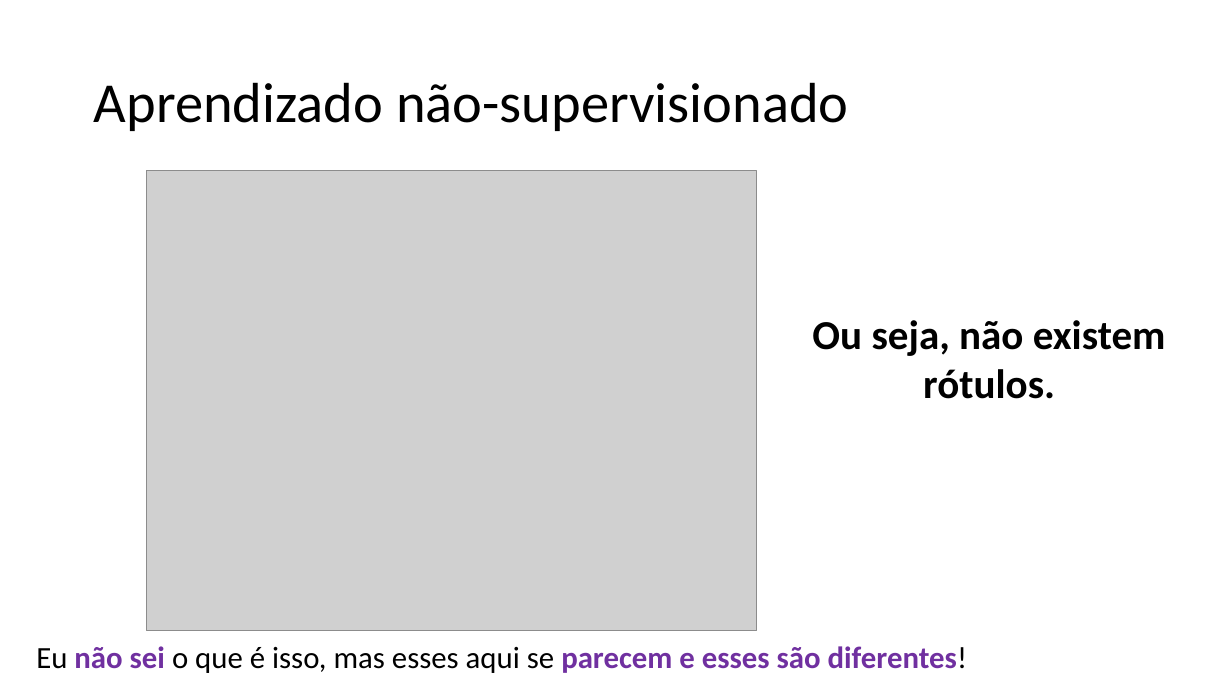
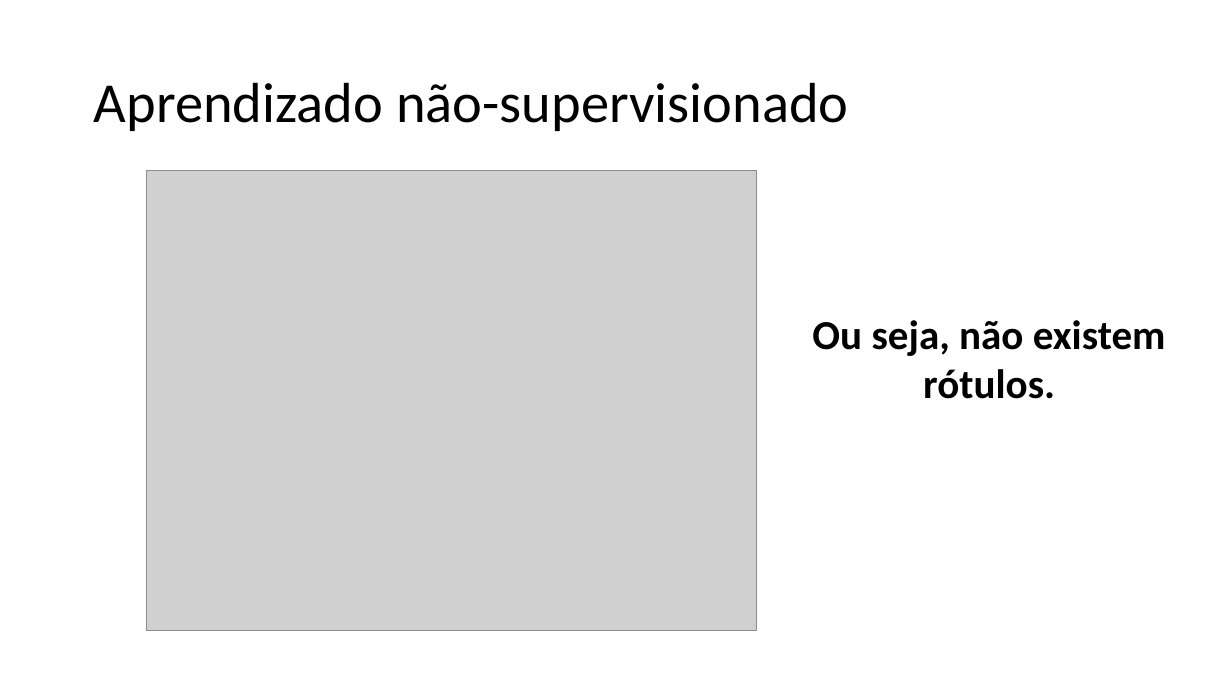
Before and after one commit to zz4fap/c24_inteligencia_artificial, a slide deck: slide 23 of slides/C24_Paradigmas.pptx. Drawn at 1232x693 pixels with LibreOffice and Linux fonts; fonts in the diff are those of the drawing; grey boxes stand for pictures. Boxes give left, top, right and bottom in pixels: in the first picture for what was removed or moved away, otherwise in the second. Text is boxed around its words. In the diff, an @@ line names an element or a change of style, - is before the commit and + after.

```diff
--- a/slides/C24_Paradigmas.pptx
+++ b/slides/C24_Paradigmas.pptx
@@ text removed at (x1=36, y1=646, x2=967, y2=673) @@
-Eu não sei o que é isso, mas esses aqui se parecem e esses são diferentes!
```
Also in this commit, not shown: 12 other slides changed, 1 slide added, 1 other file.
